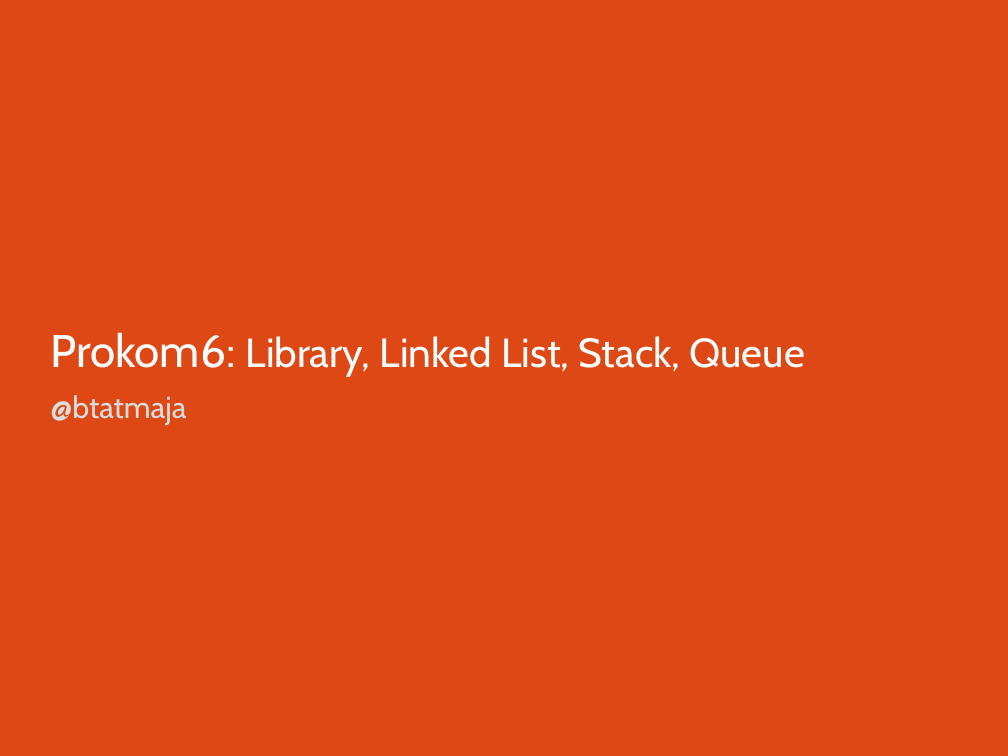
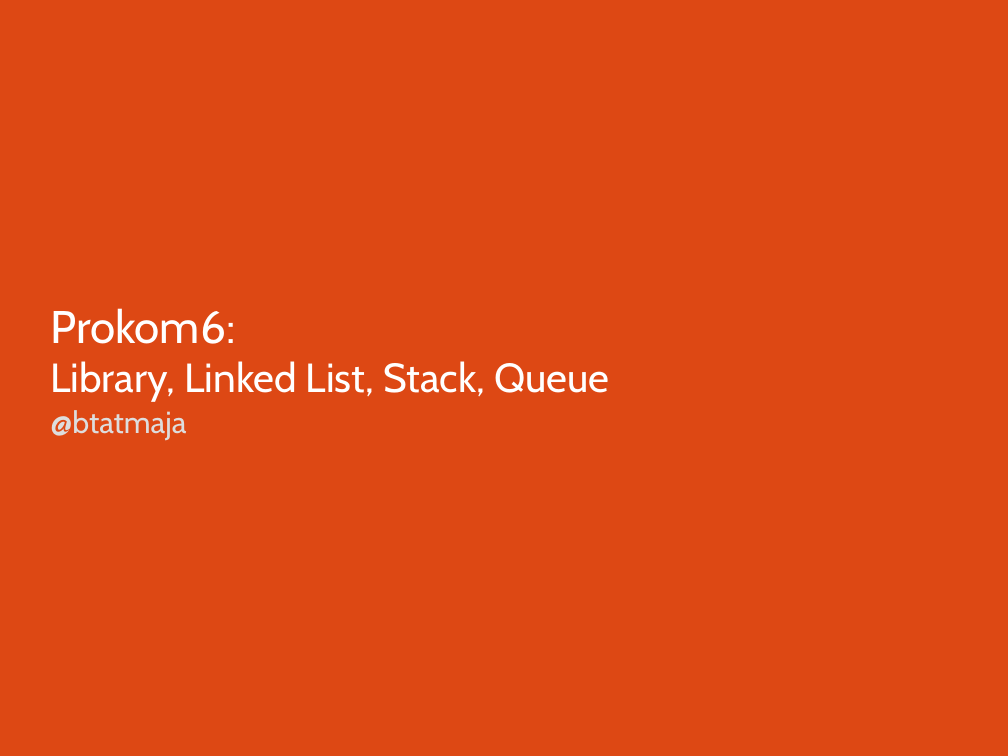
Before and after one commit to bagustris/prokom-tf, a slide deck: slide 1 of prokom6.odp. Drawn at 1008x756 pixels with LibreOffice and Linux fonts; fonts in the diff are those of the drawing. Boxes give left, top, right and bottom in pixels: in the first picture for what was removed or moved away, otherwise in the second. Text is boxed around its words. In the diff, an @@ line names an element or a change of style, - is before the commit and + after.

Commit message:
modified:   README.md 	deleted:    cs50/a.out 	deleted:    cs50/hello 	deleted:    cs50/hello-1 	modified:   cs50install.sh 	modified:   prokom5.odp 	modified:   prokom6.odp

```diff
--- a/prokom6.odp
+++ b/prokom6.odp
@@ title "Prokom6: Library, Linked List, Stack, ..." rewrapped from (x1=50, y1=332, x2=805, y2=376) to (x1=50, y1=308, x2=609, y2=402) @@
@@ subtitle "@btatmaja" moved from (x1=50, y1=395, x2=186, y2=426) to (x1=50, y1=410, x2=186, y2=440) @@
```
Also in this commit, not shown: 1 other slide changed, 5 other files.
